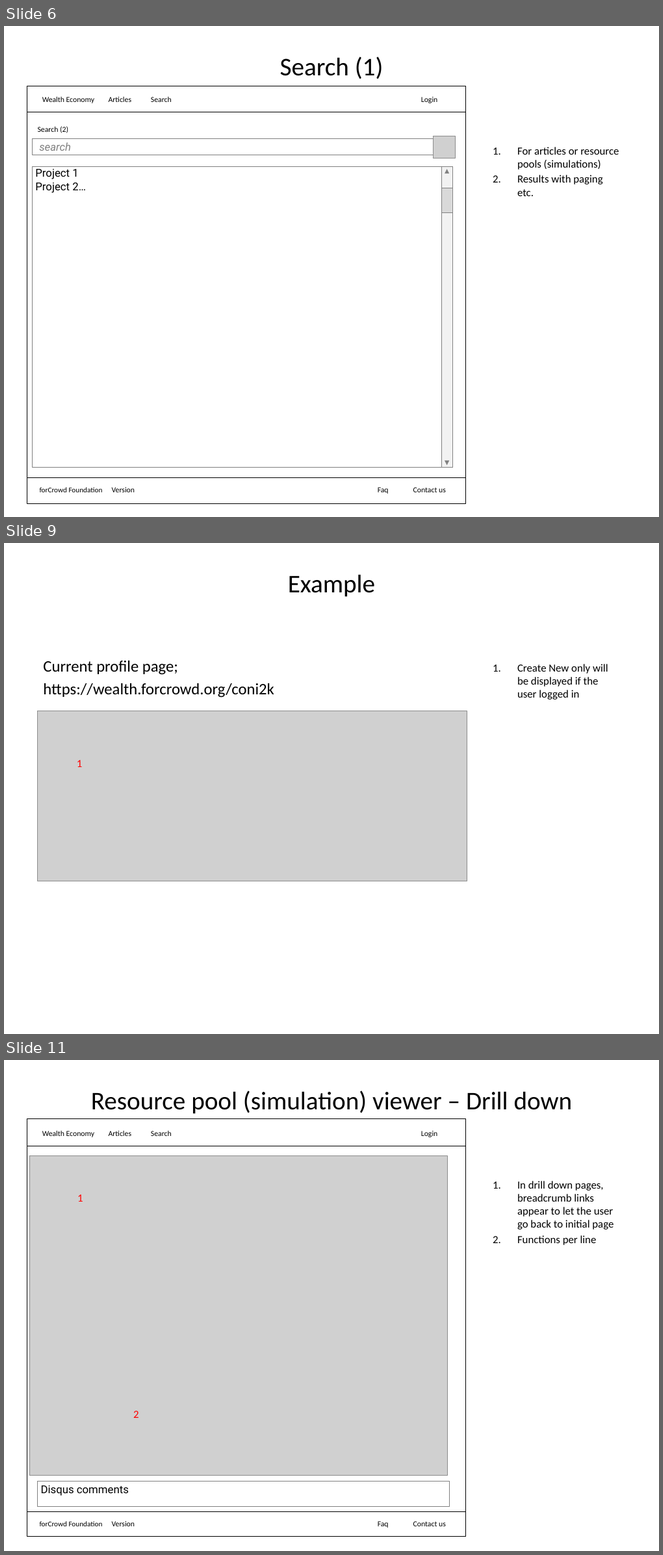
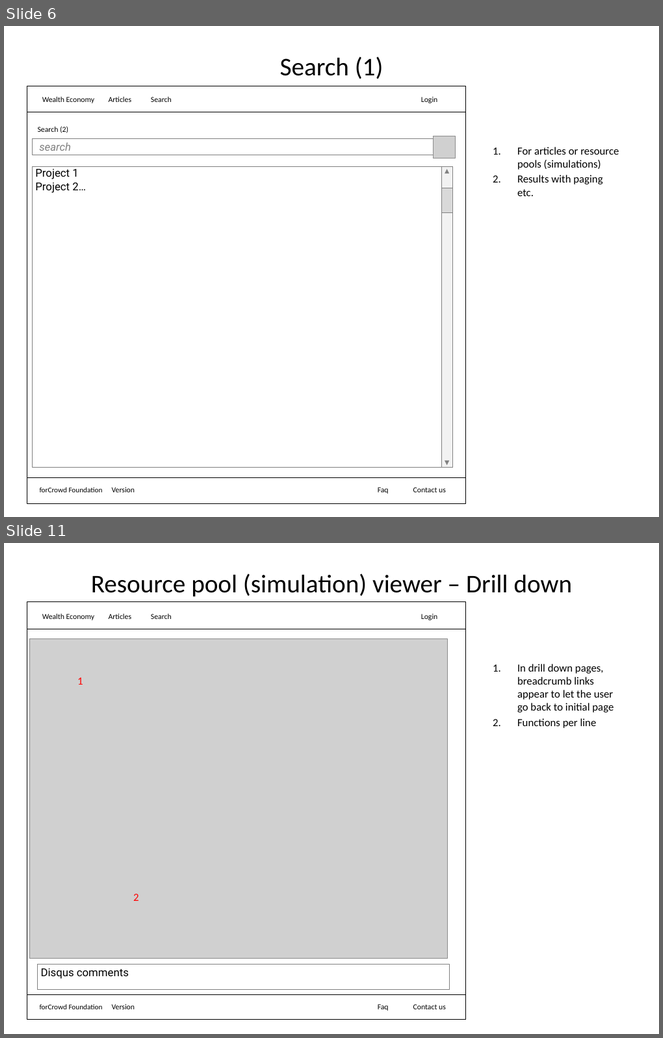
Before and after one commit to forCrowd/WealthFramework, a slide deck: SolutionItems/Documents/Skecthes.pptx. Shown one above the other, each under a label of ours: slides 6, 9 and 11 before the commit, slides 6 and 11 after it; the slides between them are not shown. The pictures are 663x1555 and 663x1038 pixels, drawn with LibreOffice and Linux fonts; fonts in the diff are those of the drawing; grey boxes stand for pictures. Boxes give left, top, right and bottom in pixels: in the first picture for what was removed or moved away, otherwise in the second. Text is boxed around its words. In the diff, an @@ line names an element or a change of style, - is before the commit and + after.

```diff
--- a/SolutionItems/Documents/Skecthes.pptx
+++ b/SolutionItems/Documents/Skecthes.pptx
@@ slide 9 removed at <box>4,543,659,1034</box>, background #FFFFFF @@
@@ title removed at <box>288,574,375,597</box> @@
-Example
@@ text removed at <box>43,661,274,698</box> @@
-Current profile page;
-https://wealth.forcrowd.org/coni2k
@@ text removed at <box>518,664,608,700</box> @@
-1. Create New only will be displayed if the user logged in
@@ picture removed at <box>37,711,467,882</box> @@
@@ text removed at <box>77,760,82,767</box> @@
-1
```
Also in this commit, not shown: 4 slides changed, 1 slide added, 7 other files.
